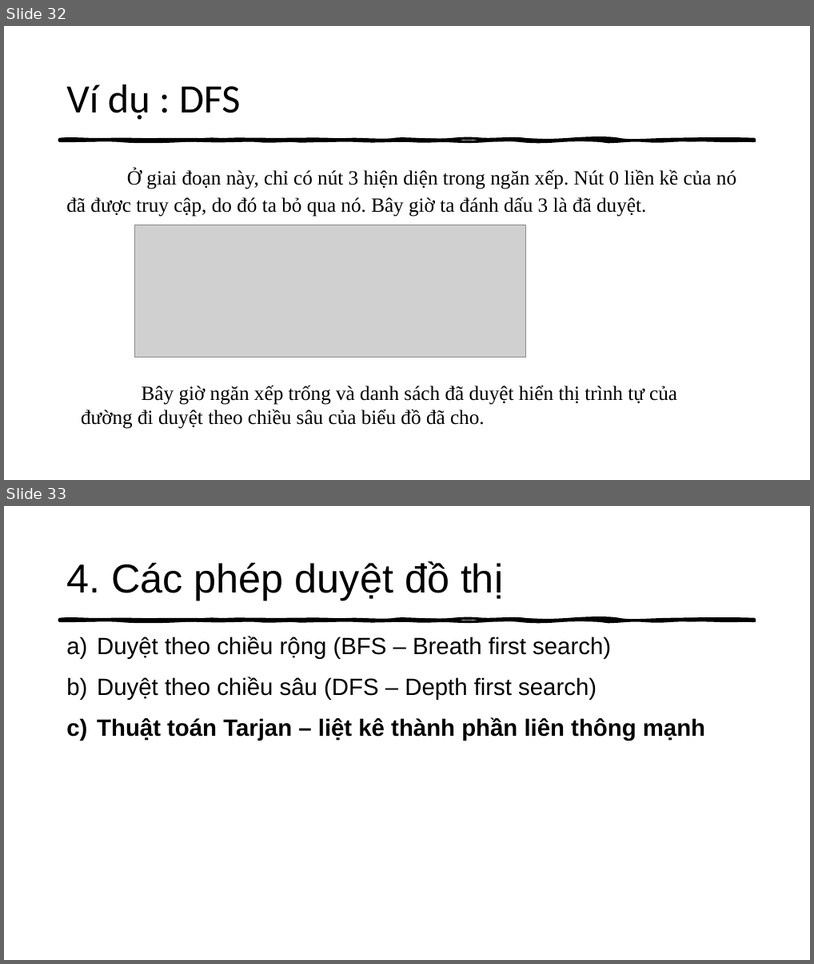
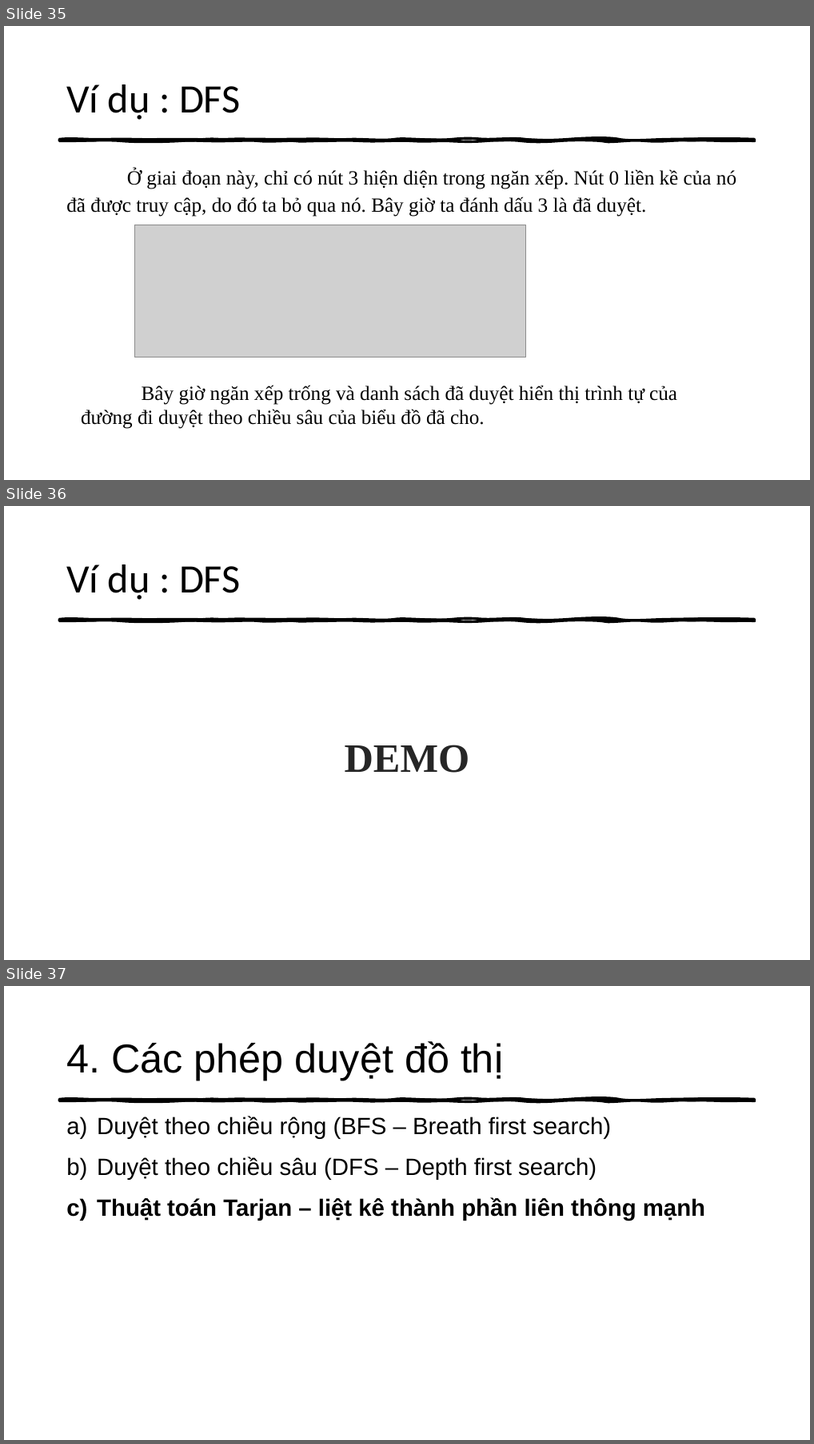
Before and after one commit to thathcmus/CTDL_GT, a slide deck: Cau_Truc_Du_Lieu_Do_Thi_Va_Ung_Dung.pptx. Shown one above the other, each under a label of ours: slides 32 and 33 before the commit, slides 35, 36 and 37 after it. The pictures are 814x964 and 814x1444 pixels, drawn with LibreOffice and Linux fonts; fonts in the diff are those of the drawing; grey boxes stand for pictures. Boxes give left, top, right and bottom in pixels: in the first picture for what was removed or moved away, otherwise in the second. Text is boxed around its words. In the diff, an @@ line names an element or a change of style, - is before the commit and + after.

```diff
--- a/Cau_Truc_Du_Lieu_Do_Thi_Va_Ung_Dung.pptx
+++ b/Cau_Truc_Du_Lieu_Do_Thi_Va_Ung_Dung.pptx
@@ slide 36 added at [4, 506, 810, 960], background #FFFFFF; not listed: 1 template element that a slide beside it also shows @@
@@ title added at [66, 564, 241, 600], 48 pt, text #000000 @@
+Ví dụ : DFS
@@ text added at [345, 744, 470, 772], 48 pt, text #262626, bold @@
+DEMO
@@ what was slide 32 is now slide 35 @@
@@ what was slide 33 is now slide 37 @@
```
Also in this commit, not shown: 5 other slides added, 2 other files.
